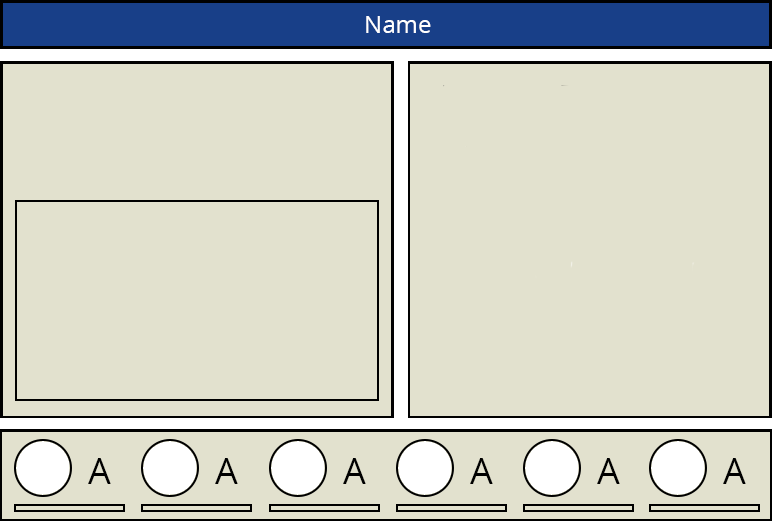
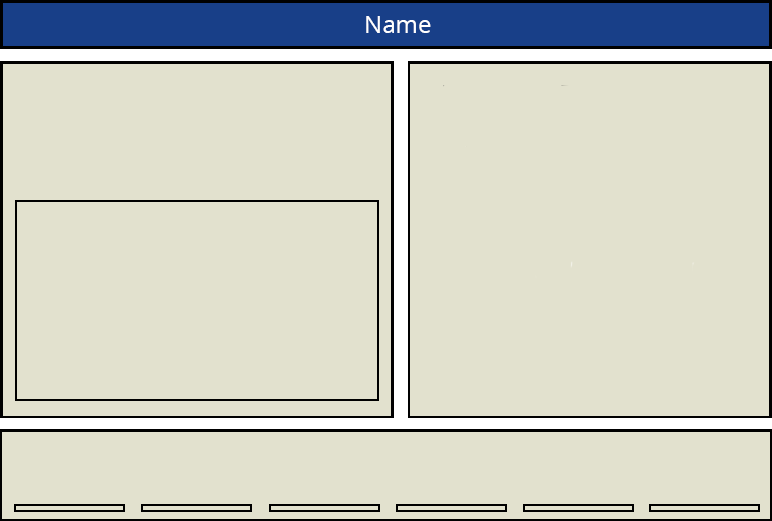
Revision of a layered 772 × 521 image; what changed, layer by layer:
hid "A" (1st of 6, in "WeaponSkill6") over (723, 458, 746, 484)
hid "Ellipse 1" (1st of 6, in "WeaponSkill6") over (649, 439, 707, 497)
hid "A" (2nd of 6, in "WeaponSkill5") over (597, 458, 620, 484)
hid "Ellipse 1" (2nd of 6, in "WeaponSkill5") over (523, 439, 581, 497)
hid "A" (3rd of 6, in "WeaponSkill4") over (470, 458, 493, 484)
hid "Ellipse 1" (3rd of 6, in "WeaponSkill4") over (396, 439, 454, 497)
hid "A" (4th of 6, in "WeaponSkill3") over (343, 458, 366, 484)
hid "Ellipse 1" (4th of 6, in "WeaponSkill3") over (269, 439, 327, 497)
hid "A" (5th of 6, in "WeakSkill2") over (215, 458, 238, 484)
hid "Ellipse 1" (5th of 6, in "WeakSkill2") over (141, 439, 199, 497)
hid "A" (6th of 6, in "WeakSkill1") over (88, 458, 111, 484)
hid "Ellipse 1" (6th of 6, in "WeakSkill1") over (14, 439, 72, 497)
